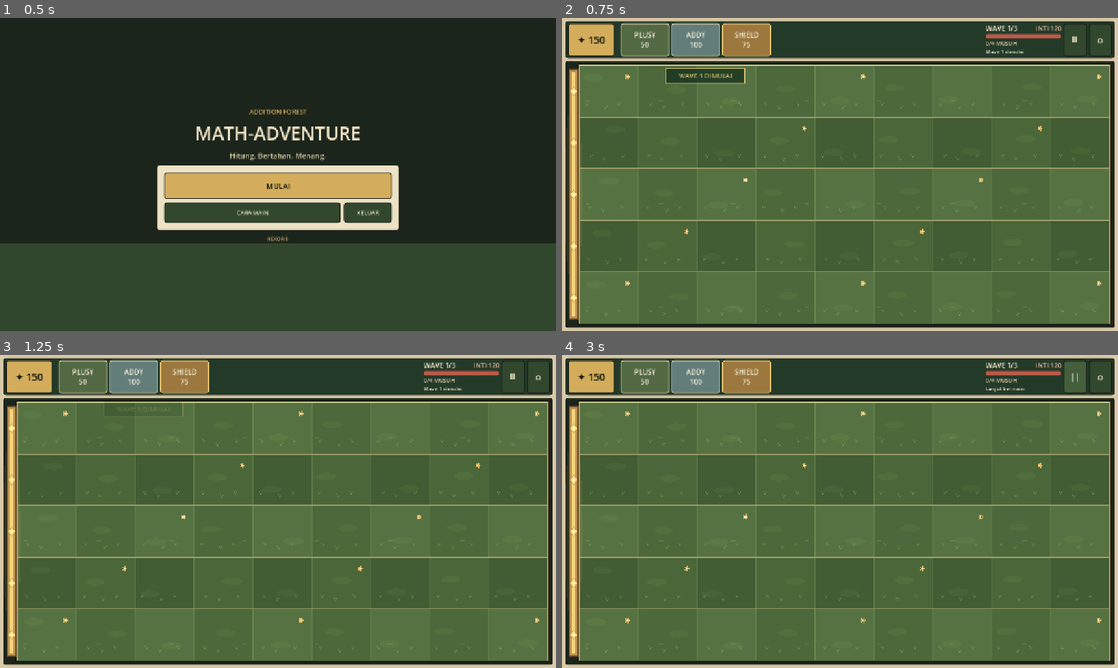
Above: before the commit, frames 1-4 (two rows, left to right).
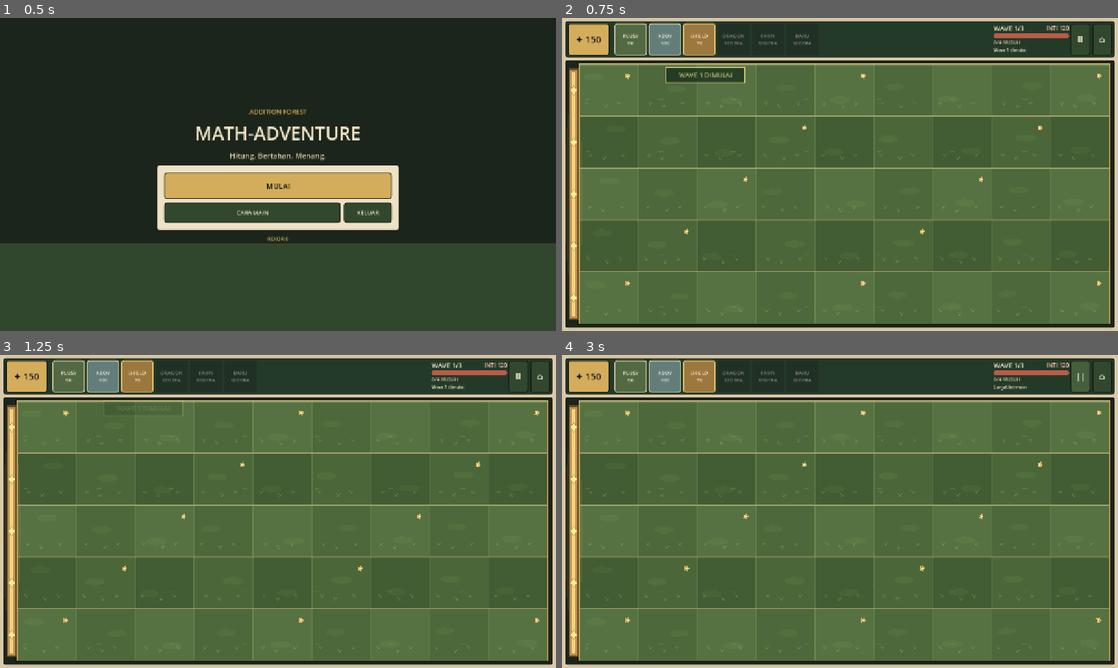
Above: after the commit, the same moments.

Repository: mukhlishulkhaniif/Pengantar-Game
Game: Godot game, scene res://scenes/main_menu.tscn
Same seed, same stepped clock (60 frames per second), same inputs: the game is played once before the commit and once after it.
Inputs:
- Up to frame 1 (0.5 s): no input
- Up to frame 2 (0.75 s): click "MULAI" at 0.5 s
- Up to frame 3 (1.25 s): no input
- Up to frame 4 (3 s): click "Ⅱ" at 1.25 s; click "✦ 150" at 2 s; click ">" at 2.75 s

Frame 1 is identical in both runs. In frame 2, 6.9% of the frame differs, in the area x 0-100%, y 1-86%; in frame 3, 6.6%; in frame 4, 6.8%.

Commit message:
Perbaiki gameplay dan keseimbangan Math-Adventure

Diff:
--- a/math-adventure/scripts/presentation/battle.gd
+++ b/math-adventure/scripts/presentation/battle.gd
@@ -107,31 +107,50 @@
 
 	# Seed bank ringkas, dengan energi sebagai tombol untuk membuka tantangan matematika.
 	var header_panel := PanelContainer.new()
-	header_panel.custom_minimum_size = Vector2(0, 86)
+	header_panel.custom_minimum_size = Vector2(0, 84)
 	header_panel.add_theme_stylebox_override("panel", _panel_style(Color("#243a29"), Color("#171a13"), 5, 5))
 	outer.add_child(header_panel)
 
 	var header := HBoxContainer.new()
-	header.add_theme_constant_override("separation", 5)
+	header.add_theme_constant_override("separation", 4)
 	header.alignment = BoxContainer.ALIGNMENT_CENTER
 	header_panel.add_child(header)
 
-	energy_button = _make_button("✦ %d" % energy, Vector2(108, 72), true)
-	energy_button.add_theme_font_size_override("font_size", 23)
-	energy_button.tooltip_text = "Ketuk untuk tantangan energi matematika"
+	# HUD dirancang untuk enam kartu Guardian pada layar mobile landscape.
+	# Tiga kartu pertama aktif; tiga slot berikutnya menjadi ruang ekspansi tanpa
+	# berpura-pura bahwa Guardian yang belum dibuat sudah bisa dimainkan.
+	var viewport_width: float = maxf(get_viewport_rect().size.x, 800.0)
+	var card_width: float = clampf(viewport_width * 0.058, 70.0, 88.0)
+	var energy_width: float = clampf(viewport_width * 0.075, 84.0, 108.0)
+	var status_width: float = clampf(viewport_width * 0.135, 124.0, 190.0)
+
+	energy_button = _make_button("✦ %d" % energy, Vector2(energy_width, 72), true)
+	energy_button.add_theme_font_size_override("font_size", 21)
+	energy_button.tooltip_text = "Ketuk untuk soal matematika dan energi"
 	energy_button.pressed.connect(_open_question_popup)
 	header.add_child(energy_button)
 
 	var seed_separator := VSeparator.new()
 	header.add_child(seed_separator)
 
-	guardian_button_types = ["Plusy", "Addy Cannon", "Shield Cube"]
-	var card_titles: Dictionary = {"Plusy": "PLUSY\n50", "Addy Cannon": "ADDY\n100", "Shield Cube": "SHIELD\n75"}
+	guardian_button_types = ["Plusy", "Addy Cannon", "Shield Cube", "Multiply Dragon", "Fraction Fairy", "Guardian 6"]
+	var card_titles: Dictionary = {
+		"Plusy": "PLUSY\n50",
+		"Addy Cannon": "ADDY\n100",
+		"Shield Cube": "SHIELD\n75",
+		"Multiply Dragon": "DRAGON\nSEGERA",
+		"Fraction Fairy": "FAIRY\nSEGERA",
+		"Guardian 6": "BARU\nSEGERA"
+	}
 	for guardian_type in guardian_button_types:
-		var guardian_button := _make_button(str(card_titles[guardian_type]), Vector2(112, 72), false)
+		var guardian_button := _make_button(str(card_titles[guardian_type]), Vector2(card_width, 72), false)
 		guardian_button.size_flags_horizontal = Control.SIZE_SHRINK_CENTER
-		guardian_button.add_theme_font_size_override("font_size", 16)
-		guardian_button.pressed.connect(_select_guardian.bind(guardian_type))
+		guardian_button.add_theme_font_size_override("font_size", 12 if card_width < 80.0 else 13)
+		guardian_button.tooltip_text = str(card_titles[guardian_type]).replace("\n", " ")
+		if GUARDIAN_COSTS.has(guardian_type):
+			guardian_button.pressed.connect(_select_guardian.bind(guardian_type))
+		else:
+			guardian_button.disabled = true
 		guardian_buttons.append(guardian_button)
 		header.add_child(guardian_button)
 
@@ -140,16 +159,16 @@
 	header.add_child(spacer)
 
 	var status := VBoxContainer.new()
-	status.custom_minimum_size = Vector2(174, 0)
+	status.custom_minimum_size = Vector2(status_width, 0)
 	status.add_theme_constant_override("separation", 2)
 	header.add_child(status)
 	var status_top := HBoxContainer.new()
 	status_top.add_theme_constant_override("separation", 4)
 	status.add_child(status_top)
-	wave_label = _make_label("WAVE 1/3", 16, Color("#f4e8c9"))
+	wave_label = _make_label("WAVE 1/3", 15, Color("#f4e8c9"))
 	wave_label.size_flags_horizontal = Control.SIZE_EXPAND_FILL
 	status_top.add_child(wave_label)
-	core_label = _make_label("INTI 120", 15, Color("#f2c2a8"), HORIZONTAL_ALIGNMENT_RIGHT)
+	core_label = _make_label("INTI 120", 13, Color("#f2c2a8"), HORIZONTAL_ALIGNMENT_RIGHT)
 	status_top.add_child(core_label)
 	core_bar = ProgressBar.new()
 	core_bar.min_value = 0.0
@@ -161,9 +180,9 @@
 	core_bar.add_theme_stylebox_override("background", _meter_style(Color("#171a13")))
 	core_bar.add_theme_stylebox_override("fill", _meter_style(Color("#b95c49")))
 	status.add_child(core_bar)
-	wave_progress_label = _make_label("0/4 MUSUH", 13, Color("#d7c9a8"))
+	wave_progress_label = _make_label("0/4 MUSUH", 11, Color("#d7c9a8"))
 	status.add_child(wave_progress_label)
-	feedback_label = _make_label("SIAP", 12, Color("#e9c777"))
+	feedback_label = _make_label("SERET KE PETAK", 10, Color("#e9c777"))
 	feedback_label.custom_minimum_size = Vector2(0, 16)
 	feedback_label.clip_text = true
 	status.add_child(feedback_label)
@@ -177,11 +196,11 @@
 	energy_bar.max_value = 999.0
 	energy_bar.value = energy
 
-	pause_button = _make_button("Ⅱ", Vector2(54, 72), false)
+	pause_button = _make_button("Ⅱ", Vector2(46, 72), false)
 	pause_button.add_theme_font_size_override("font_size", 19)
 	pause_button.pressed.connect(_toggle_pause)
 	header.add_child(pause_button)
-	var menu_button := _make_button("⌂", Vector2(54, 72), false)
+	var menu_button := _make_button("⌂", Vector2(46, 72), false)
 	menu_button.add_theme_font_size_override("font_size", 20)
 	menu_button.pressed.connect(_return_to_menu)
 	header.add_child(menu_button)
@@ -678,23 +697,32 @@
 	var card_colors: Dictionary = {
 		"Plusy": Color("#536943"),
 		"Addy Cannon": Color("#637e7a"),
-		"Shield Cube": Color("#9c783e")
+		"Shield Cube": Color("#9c783e"),
+		"Multiply Dragon": Color("#765b42"),
+		"Fraction Fairy": Color("#655b7e"),
+		"Guardian 6": Color("#4c5146")
 	}
 	var card_borders: Dictionary = {
 		"Plusy": Color("#d9d0a5"),
 		"Addy Cannon": Color("#d9d0a5"),
-		"Shield Cube": Color("#e8c36f")
+		"Shield Cube": Color("#e8c36f"),
+		"Multiply Dragon": Color("#bba17e"),
+		"Fraction Fairy": Color("#b9a8d6"),
+		"Guardian 6": Color("#77786c")
 	}
 	for index in range(guardian_buttons.size()):
 		var guardian_type: String = guardian_button_types[index]
 		var is_selected: bool = guardian_type == selected_guardian
-		var can_afford: bool = energy >= int(GUARDIAN_COSTS[guardian_type])
+		var is_available: bool = GUARDIAN_COSTS.has(guardian_type)
+		var can_afford: bool = is_available and energy >= int(GUARDIAN_COSTS.get(guardian_type, 99999))
 		guardian_buttons[index].disabled = not can_afford or paused or battle_finished
 		var base_color: Color = card_colors[guardian_type]
+		if not is_available:
+			base_color = base_color.darkened(0.20)
 		var border_color: Color = Color("#e8c36f") if is_selected else card_borders[guardian_type]
-		guardian_buttons[index].add_theme_stylebox_override("normal", _button_style(base_color.lightened(0.12) if is_selected else base_color, border_color, 7, 4))
-		guardian_buttons[index].add_theme_stylebox_override("hover", _button_style(base_color.lightened(0.24), border_color.lightened(0.15), 7, 4))
-		guardian_buttons[index].add_theme_stylebox_override("pressed", _button_style(base_color.darkened(0.12), border_color, 7, 4))
+		guardian_buttons[index].add_theme_stylebox_override("normal", _button_style(base_color.lightened(0.12) if is_selected else base_color, border_color, 6, 2))
+		guardian_buttons[index].add_theme_stylebox_override("hover", _button_style(base_color.lightened(0.24), border_color.lightened(0.15), 6, 2))
+		guardian_buttons[index].add_theme_stylebox_override("pressed", _button_style(base_color.darkened(0.12), border_color, 6, 2))
 		guardian_buttons[index].add_theme_color_override("font_color", Color("#f5edd9") if can_afford else Color("#b3ad98"))
 
 func _toggle_pause() -> void:
Not shown, added: math-adventure/docs/CHANGELOG_MVP_1.1_HUD_SIX_SLOTS.md
Not shown, changed: math-adventure/docs/README_IMPLEMENTASI.md
